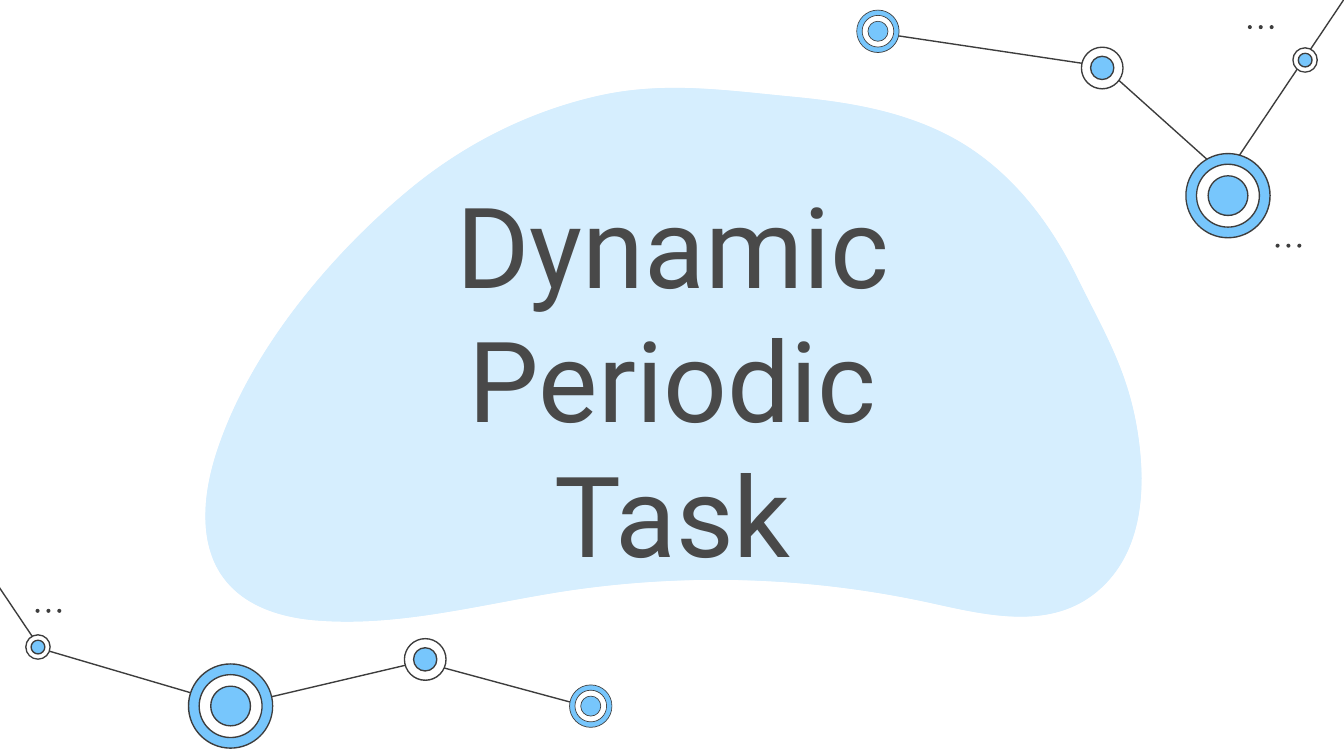
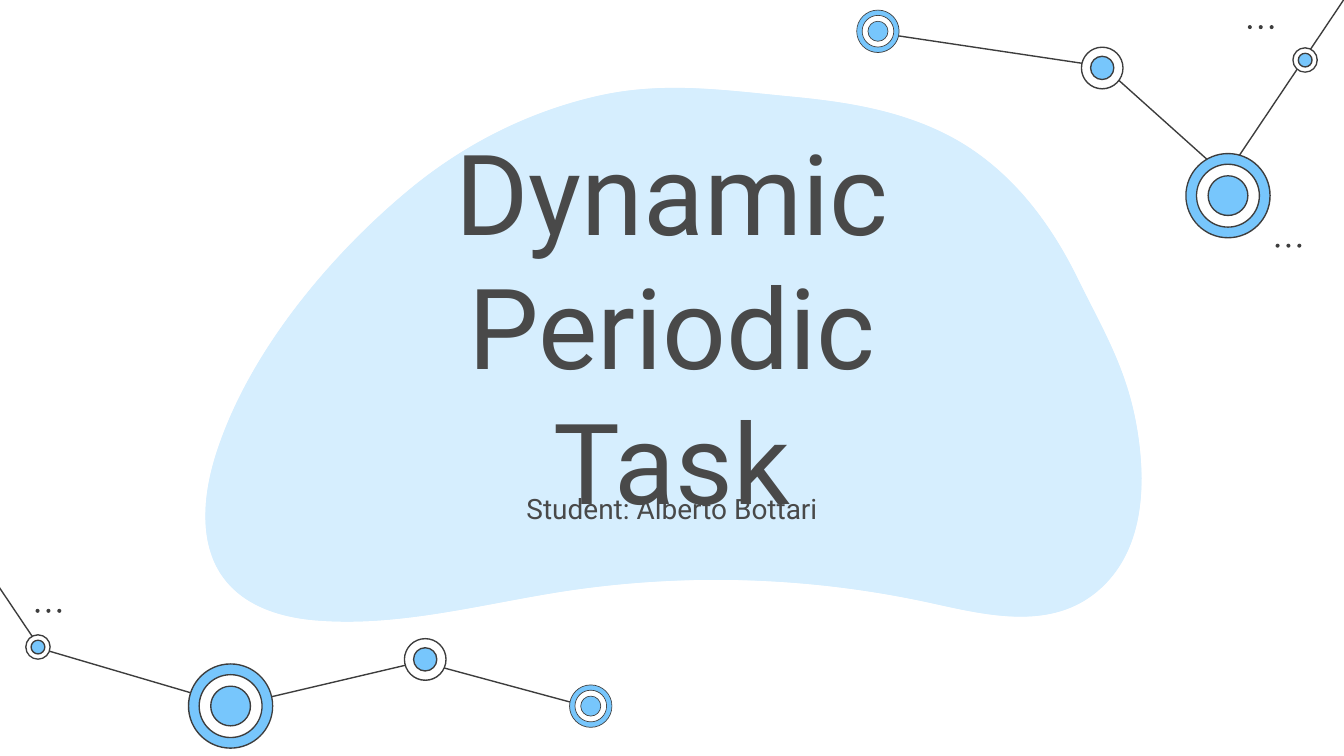
Before and after one commit to Biblink02/CRTP-DynamicPeriodicTask, a slide deck: slide 1 of SLIDES.pptx. Drawn at 1344x756 pixels with LibreOffice and Linux fonts; fonts in the diff are those of the drawing. Boxes give left, top, right and bottom in pixels: in the first picture for what was removed or moved away, otherwise in the second. Text is boxed around its words. In the diff, an @@ line names an element or a change of style, - is before the commit and + after.

Commit message:
feat: slides

```diff
--- a/SLIDES.pptx
+++ b/SLIDES.pptx
@@ title "Dynamic Periodic Task" rewrapped from bbox=[456, 207, 889, 584] to bbox=[455, 132, 888, 520] @@
@@ title added at bbox=[526, 493, 817, 520], 15 pt, text #494949 @@
+Student: Alberto Bottari
```
Also in this commit, not shown: 3 other slides changed, 1 other file.
